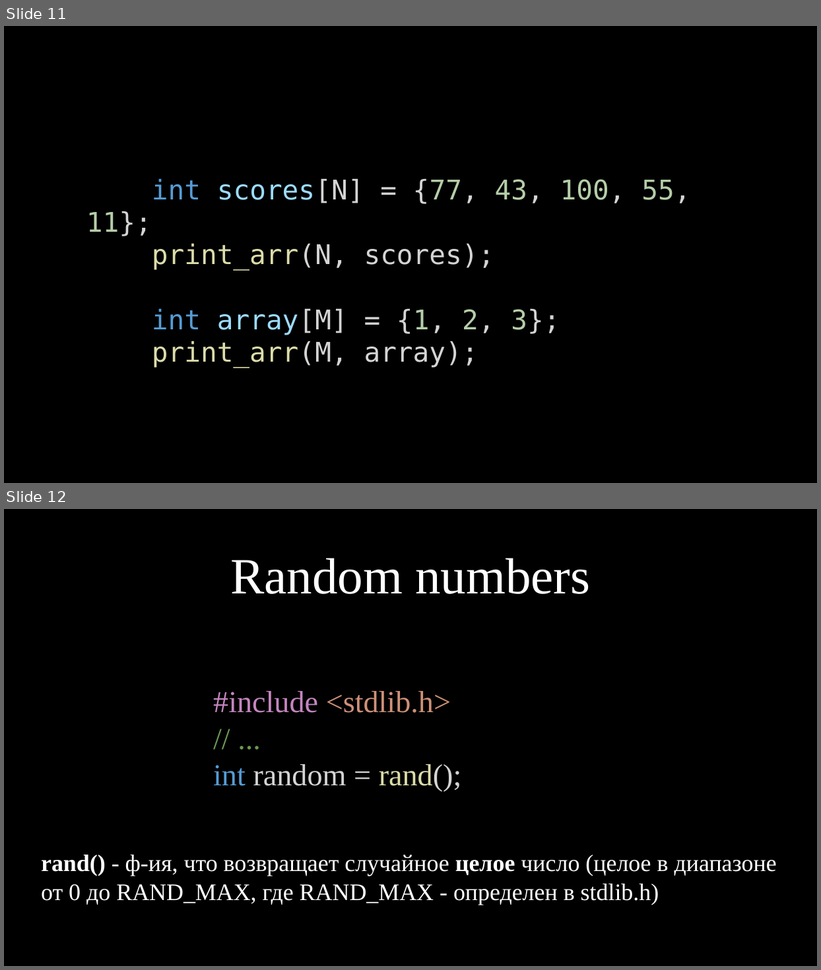
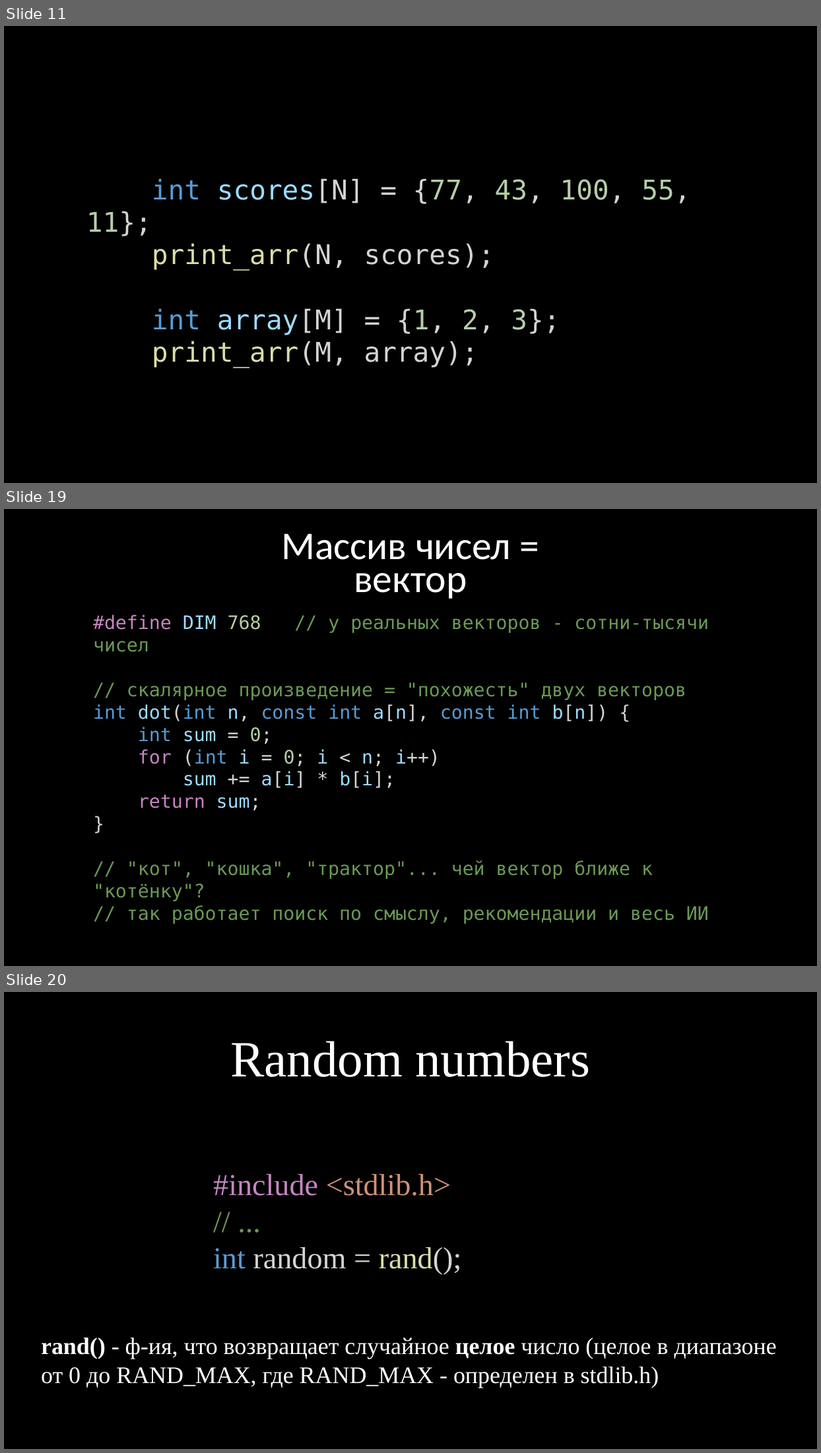
Before and after one commit to kruffka/C-Programming, a slide deck: 5_arrays/5_arrays.pptx. Shown one above the other, each under a label of ours: slides 11 and 12 before the commit, slides 11, 19 and 20 after it; the slides between them are not shown. The pictures are 821x970 and 821x1453 pixels, drawn with LibreOffice and Linux fonts; fonts in the diff are those of the drawing. Boxes give left, top, right and bottom in pixels: in the first picture for what was removed or moved away, otherwise in the second. Text is boxed around its words. In the diff, an @@ line names an element or a change of style, - is before the commit and + after.

```diff
--- a/5_arrays/5_arrays.pptx
+++ b/5_arrays/5_arrays.pptx
@@ slide 19 added at [4, 509, 817, 966], background #000000 @@
@@ text added at [281, 533, 511, 599], 46.5 pt, text #FFFFFF @@
+Массив чисел = вектор
@@ text added at [93, 615, 709, 924], 22 pt, text #6A9955 @@
+#define DIM 768 // у реальных векторов - сотни-тысячи чисел
+// скалярное произведение = "похожесть" двух векторов
+int dot(int n, const int a[n], const int b[n]) {
+int sum = 0;
+for (int i = 0; i < n; i++)
+sum += a[i] * b[i];
+return sum;
+}
+// "кот", "кошка", "трактор"... чей вектор ближе к "котёнку"?
+// так работает поиск по смыслу, рекомендации и весь ИИ
@@ what was slide 12 is now slide 20 @@
```
Also in this commit, not shown: 9 slides changed, 14 other slides added, 3 slides removed, 20 other files.
